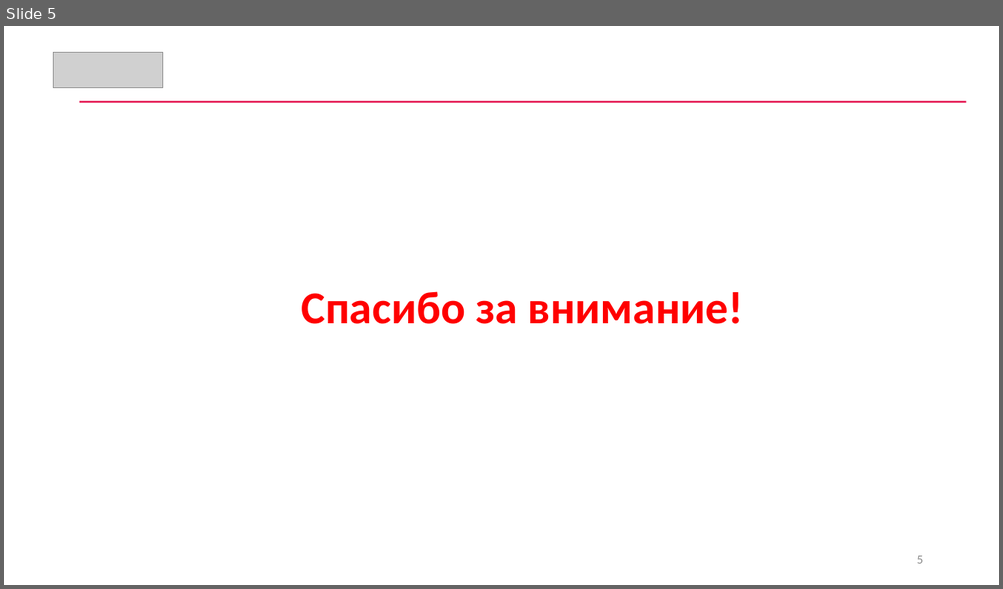
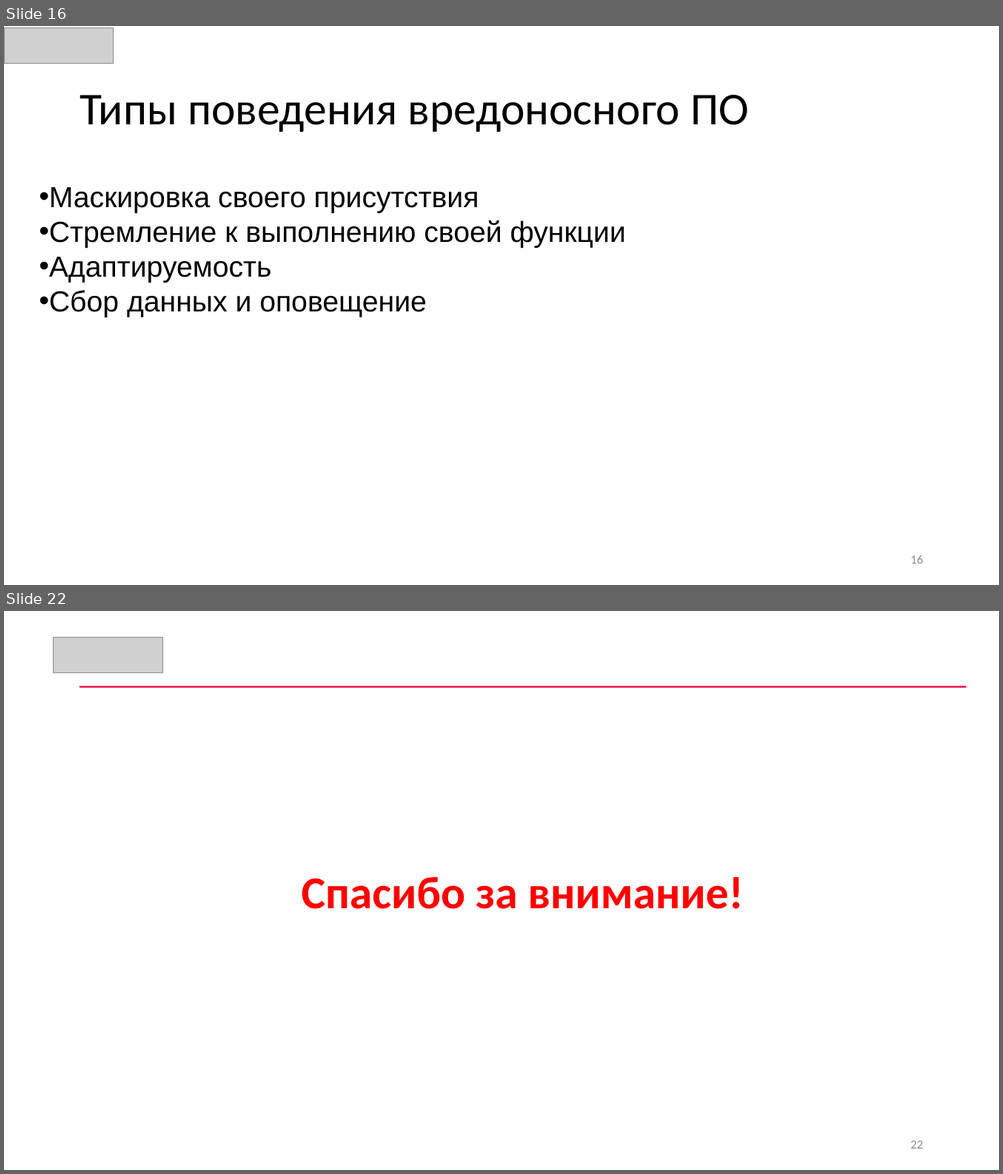
Before and after one commit to CyberLympha/AI-for-IS-Course, a slide deck: Лекции/Анализ вредоносного программного обеспечения.pptx. Shown one above the other, each under a label of ours: slide 5 before the commit, slides 16 and 22 after it; the slides between them are not shown. The pictures are 1003x589 and 1003x1174 pixels, drawn with LibreOffice and Linux fonts; fonts in the diff are those of the drawing; grey boxes stand for pictures. Boxes give left, top, right and bottom in pixels: in the first picture for what was removed or moved away, otherwise in the second. Text is boxed around its words. In the diff, an @@ line names an element or a change of style, - is before the commit and + after.

Commit message:
Нализ вредоносного ПО, Лекция

```diff
--- a/Лекции/Анализ вредоносного программного обеспечения.pptx
+++ b/Лекции/Анализ вредоносного программного обеспечения.pptx
@@ slide 16 added at (4,26,999,585), background #FFFFFF @@
@@ picture added at (4,28,114,63) @@
@@ title added at (79,95,748,132), 44 pt, text #000000 @@
+Типы поведения вредоносного ПО
@@ text added at (39,187,626,318), 28 pt, text #000000 @@
+• Маскировка своего присутствия
+• Стремление к выполнению своей функции
+• Адаптируемость
+• Сбор данных и оповещение
@@ page number added at (910,556,923,564), 12 pt, text #8B8B8B @@
+16
@@ what was slide 5 is now slide 22 @@
@@ page number at (910,1141,923,1149): text changed @@
-5
+22
```
Also in this commit, not shown: 2 slides changed, 17 other slides added, 1 slide removed, 1 other file.
